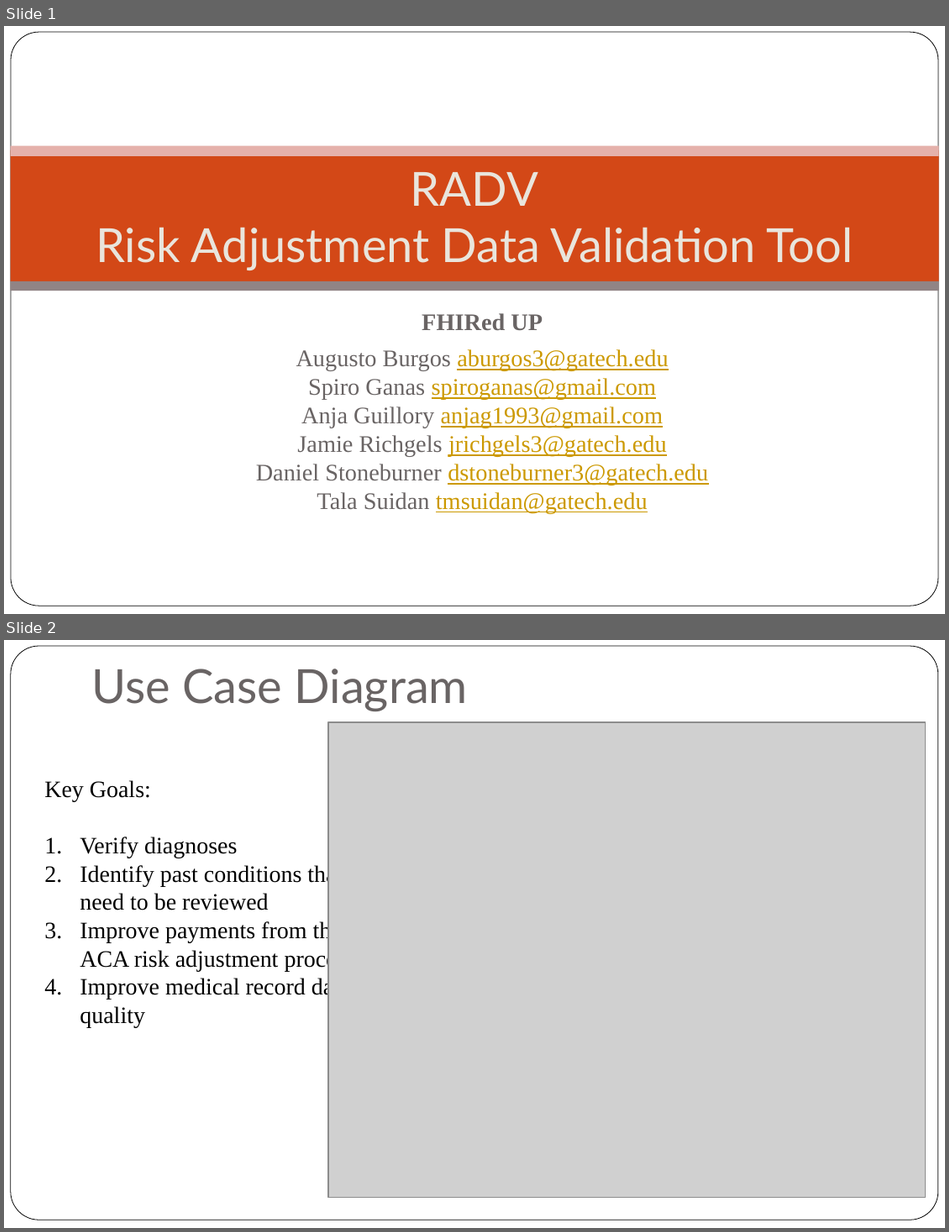
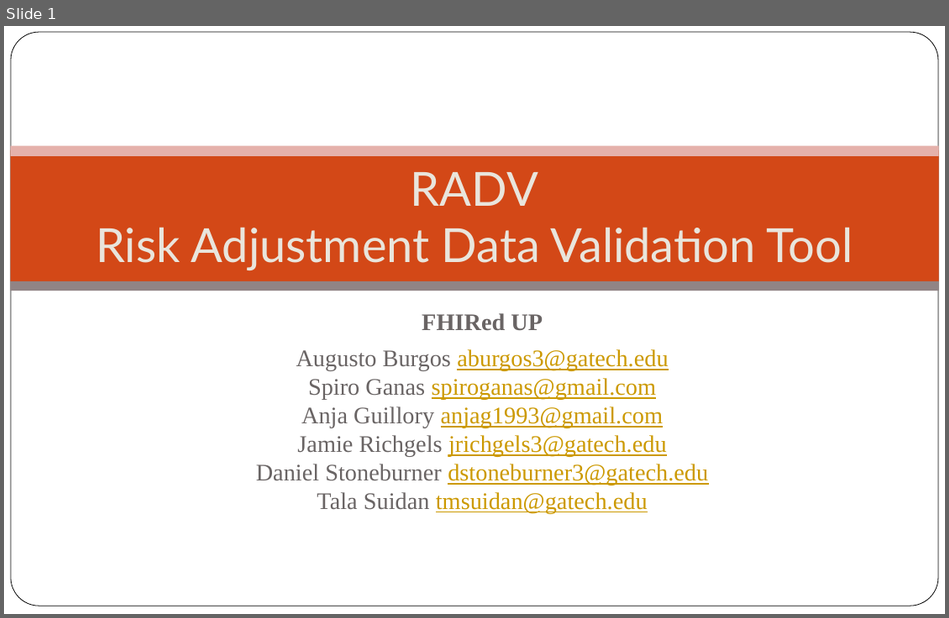
Before and after one commit to AnjaGuillory/FHIRED_Up, a slide deck: Team Deliverable 2/Technical Presentation - FHIRed Up.pptx. Shown one above the other, each under a label of ours: slides 1 and 2 before the commit, slide 1 after it. The pictures are 949x1232 and 949x618 pixels, drawn with LibreOffice and Linux fonts; fonts in the diff are those of the drawing; grey boxes stand for pictures; background and template pictures are left out. Boxes give left, top, right and bottom in pixels: in the first picture for what was removed or moved away, otherwise in the second. Text is boxed around its words. In the diff, an @@ line names an element or a change of style, - is before the commit and + after.

```diff
--- a/Team Deliverable 2/Technical Presentation - FHIRed Up.pptx
+++ b/Team Deliverable 2/Technical Presentation - FHIRed Up.pptx
@@ slide 2 removed at [4, 640, 945, 1228], background #FFFFFF; not listed: 1 template element that a slide beside it also shows @@
@@ rectangle removed at [82, 660, 921, 723] @@
-Use Case Diagram
@@ picture removed at [328, 723, 925, 1198] @@
@@ text removed at [44, 780, 355, 1027] @@
-Key Goals:
-1. Verify diagnoses
-2. Identify past conditions that need to be reviewed
-3. Improve payments from the ACA risk adjustment process
-4. Improve medical record data quality
```
Also in this commit, not shown: 1 slide changed, 1 slide added.
